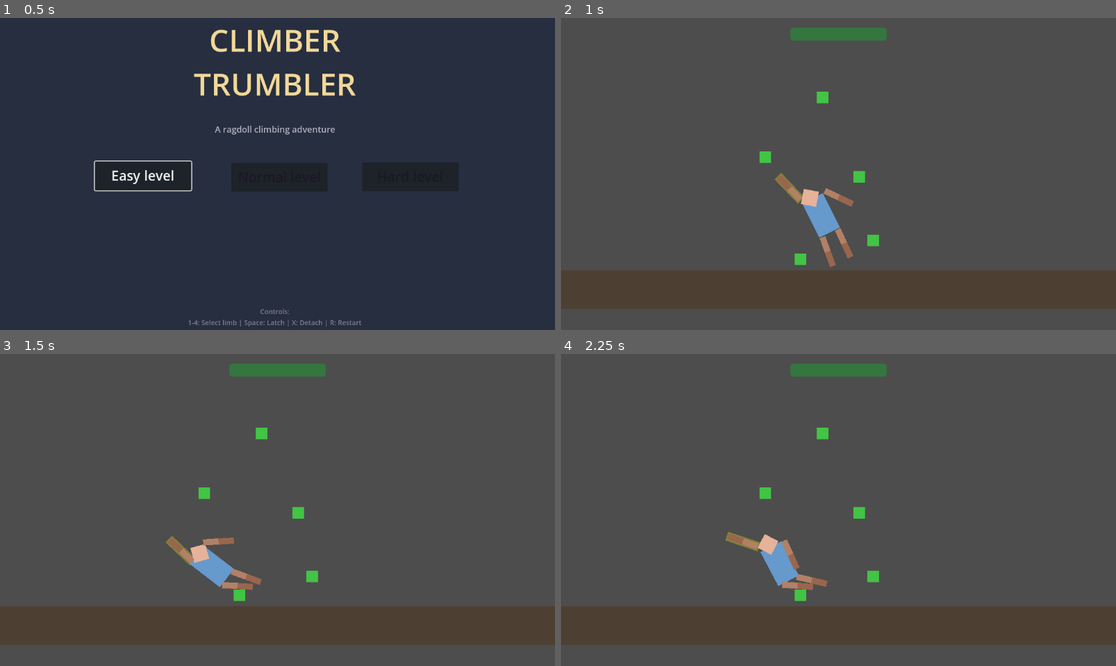
Above: before the commit, frames 1-4 (two rows, left to right).
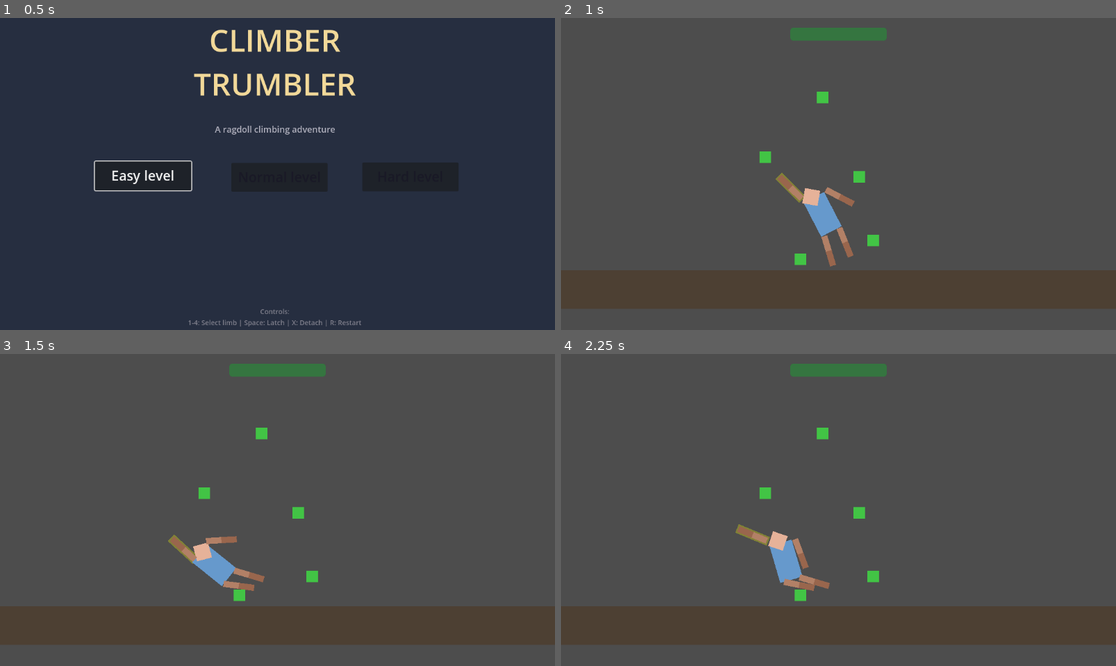
Above: after the commit, the same moments.

Repository: ZagorcicA/climber-trumbler
Game: Godot game, scene res://scenes/ui/StartScreen.tscn
Two runs of this game, one before a commit and one after it. Both use one fixed random seed, a clock stepped at 60 frames per second and the inputs below.
Inputs (mouse positions are in pixels of both pictures, inside the frame that each line leads up to):
- Up to frame 1 (0.5 s): no input
- Up to frame 2 (1 s): click "Easy level" at 0.5 s
- Up to frame 3 (1.5 s): move the mouse to (399, 494) at 1.27 s; tap X (detach_limb) at 1.35 s
- Up to frame 4 (2.25 s): move the mouse to (727, 525) at 2.02 s; tap Space (latch_limb) at 2.1 s

Frame 1 is identical in both runs. In frame 2, 0.4% of the frame differs, in the area x 38-53%, y 49-80%; in frame 3, 0.6%; in frame 4, 1.1%, in the area x 29-49%, y 54-76%.

Commit message:
Stamina se sada ne trosi dok penjaceve noge diraju pod, malo normalnije za igrat, hitno treba promijenit player input nije intuitivno uopce haha, treba smislit nesto bolje.
Co-Authored-By: Claude Opus 4.6 <noreply@anthropic.com>

Diff:
--- a/scenes/player/Player.tscn
+++ b/scenes/player/Player.tscn
@@ -79,6 +79,8 @@
 
 [node name="LeftLeg" parent="." instance=ExtResource("2_gfjak")]
 position = Vector2(-22, 90)
+contact_monitor = true
+max_contacts_reported = 2
 
 [node name="LeftLegJoint" type="PinJoint2D" parent="."]
 position = Vector2(-22, 50)
@@ -88,6 +90,8 @@
 
 [node name="RightLeg" parent="." instance=ExtResource("2_gfjak")]
 position = Vector2(22, 90)
+contact_monitor = true
+max_contacts_reported = 2
 
 [node name="RightLegJoint" type="PinJoint2D" parent="."]
 position = Vector2(22, 50)
--- a/scripts/player/player.gd
+++ b/scripts/player/player.gd
@@ -12,7 +12,12 @@
 
 var limbs: Array = []
 var selected_limb_index: int = -1
-var is_grounded: bool = false  # Tracks if torso is touching floor/ground
+var torso_on_ground: bool = false  # Tracks if torso is touching floor/ground
+var legs_on_ground: int = 0  # Count of legs touching the floor
+
+const STAND_SUPPORT_FORCE = 2500.0  # Upward force when legs grounded
+const STAND_UPRIGHT_TORQUE = 8000.0  # Torque to keep torso vertical
+const STAND_DAMPING = 0.85  # Reduce horizontal sliding
 
 func _ready():
 	# Register all limbs in order: 1=LeftArm, 2=RightArm, 3=LeftLeg, 4=RightLeg
@@ -29,11 +34,31 @@
 	torso.body_entered.connect(_on_torso_body_entered)
 	torso.body_exited.connect(_on_torso_body_exited)
 
+	# Connect leg collision signals for standing support
+	left_leg.body_entered.connect(_on_leg_body_entered)
+	left_leg.body_exited.connect(_on_leg_body_exited)
+	right_leg.body_entered.connect(_on_leg_body_entered)
+	right_leg.body_exited.connect(_on_leg_body_exited)
+
 func _process(delta):
 	_handle_limb_selection()
 	_handle_limb_actions()
 	_update_head_tracking()
 	_update_stamina(delta)
+
+func _physics_process(_delta):
+	if legs_on_ground <= 0:
+		return
+
+	# Upward support force (like "leg muscles")
+	var support_multiplier = 1.0 if legs_on_ground >= 2 else 0.6
+	torso.apply_central_force(Vector2(0, -STAND_SUPPORT_FORCE * support_multiplier))
+
+	# Upright torque correction (proportional controller)
+	torso.apply_torque(-torso.rotation * STAND_UPRIGHT_TORQUE)
+
+	# Horizontal damping to prevent sliding
+	torso.linear_velocity.x *= STAND_DAMPING
 
 func _handle_limb_selection():
 	# Use InputManager for centralized input handling (SSOT)
@@ -89,6 +114,9 @@
 		# No limb selected or limb is latched - head stays upright
 		head.stop_tracking()
 
+func _is_grounded() -> bool:
+	return torso_on_ground or legs_on_ground > 0
+
 func _update_stamina(delta: float):
 	"""
 	Update stamina system based on current limb configuration.
@@ -124,7 +152,7 @@
 	var avg_hold_multiplier = hold_drain_multiplier / total_latched if total_latched > 0 else 1.0
 
 	# Update StaminaManager with current configuration, grounded state, and hold difficulty
-	StaminaManager.update_stamina(delta, arms_latched, legs_latched, is_grounded, avg_hold_multiplier)
+	StaminaManager.update_stamina(delta, arms_latched, legs_latched, _is_grounded(), avg_hold_multiplier)
 
 func _on_stamina_depleted():
 	"""
@@ -146,8 +174,8 @@
 	if body is StaticBody2D:
 		# Check if body is on layer 2 (environment/floor)
 		if body.collision_layer & 2:  # Bitwise check for layer 2
-			is_grounded = true
-			print("[STATE] Player grounded - floor contact")
+			torso_on_ground = true
+			print("[STATE] Player grounded - torso floor contact")
 
 func _on_torso_body_exited(body: Node):
 	"""
@@ -157,5 +185,15 @@
 	if body is StaticBody2D:
 		# Check if body was on layer 2 (environment/floor)
 		if body.collision_layer & 2:
-			is_grounded = false
-			print("[STATE] Player airborne - left floor")
+			torso_on_ground = false
+			print("[STATE] Player airborne - torso left floor")
+
+func _on_leg_body_entered(body: Node):
+	if body is StaticBody2D and body.collision_layer & 2:
+		legs_on_ground += 1
+		print("[STATE] Leg grounded (legs_on_ground: %d)" % legs_on_ground)
+
+func _on_leg_body_exited(body: Node):
+	if body is StaticBody2D and body.collision_layer & 2:
+		legs_on_ground = max(0, legs_on_ground - 1)
+		print("[STATE] Leg left ground (legs_on_ground: %d)" % legs_on_ground)
